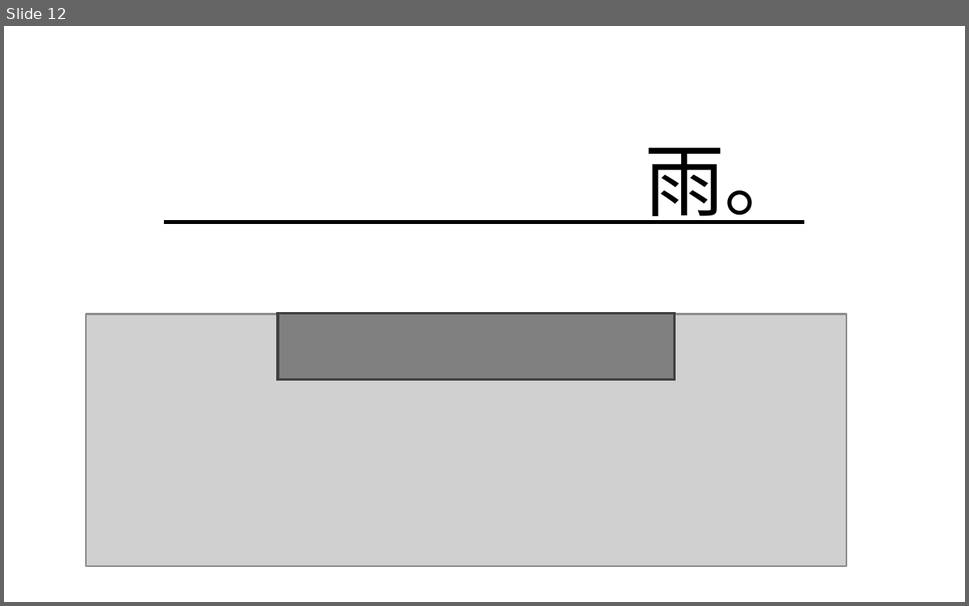
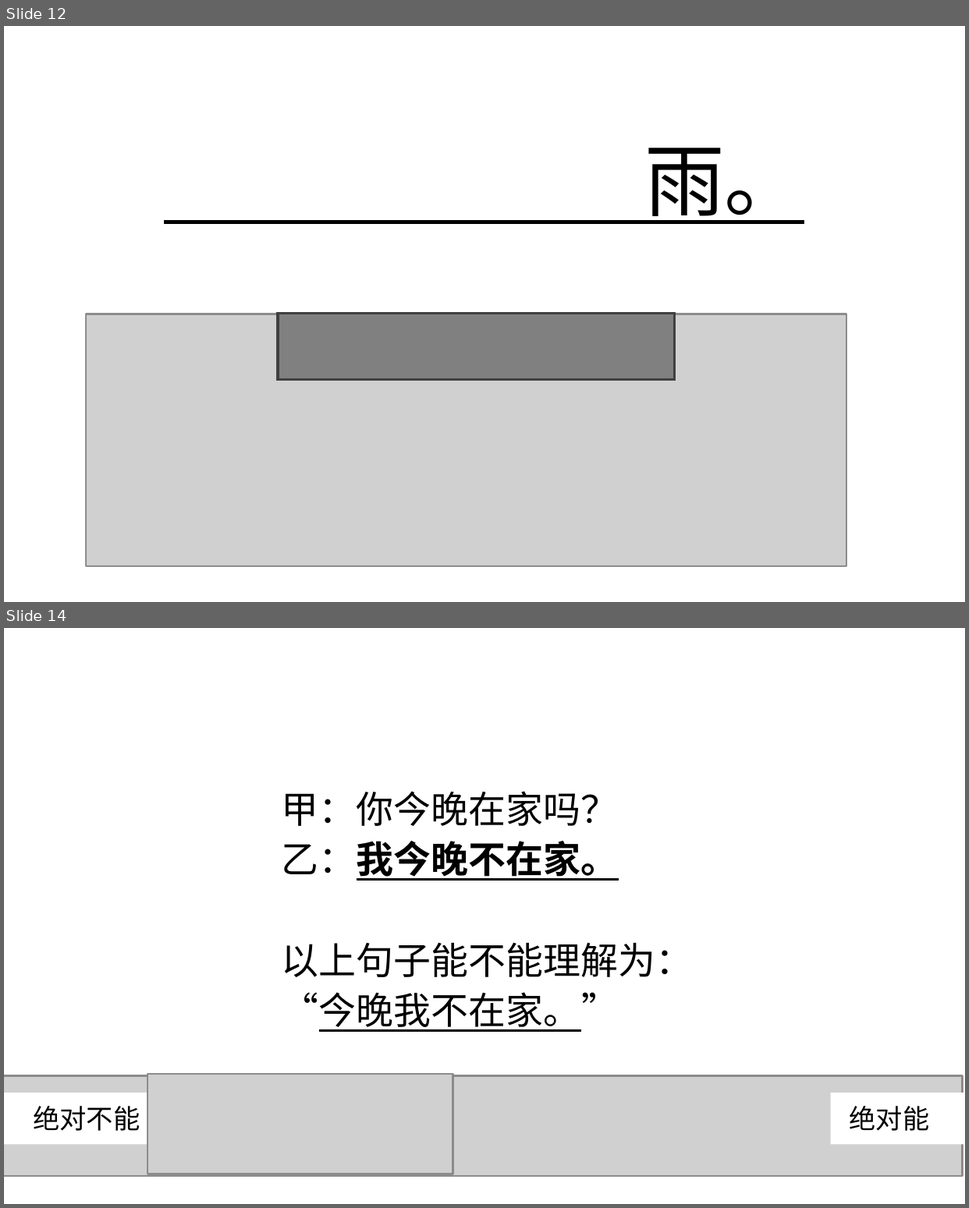
Before and after one commit to z-n-huang/z-n-huang.github.io, a slide deck: resources/gifs/SPR_animations.pptx. Shown one above the other, each under a label of ours: slide 12 before the commit, slides 12 and 14 after it; the slides between them are not shown. The pictures are 969x606 and 969x1208 pixels, drawn with LibreOffice and Linux fonts; fonts in the diff are those of the drawing; grey boxes stand for pictures. Boxes give left, top, right and bottom in pixels: in the first picture for what was removed or moved away, otherwise in the second. Text is boxed around its words. In the diff, an @@ line names an element or a change of style, - is before the commit and + after.

```diff
--- a/resources/gifs/SPR_animations.pptx
+++ b/resources/gifs/SPR_animations.pptx
@@ slide 14 added at <box>4,628,965,1204</box>, background #FFFFFF @@
@@ text added at <box>282,791,694,1032</box>, 14 pt, text #000000 @@
+甲：你今晚在家吗？
+乙：我今晚不在家。
+以上句子能不能理解为：
+“今晚我不在家。”
@@ picture added at <box>4,1076,963,1176</box> @@
@@ rectangle added at <box>4,1093,158,1145</box>, fill #FFFFFF, 10 pt, text #000000 @@
+绝对不能
@@ picture added at <box>148,1074,454,1174</box> @@
@@ rectangle added at <box>831,1093,965,1145</box>, fill #FFFFFF, 10 pt, text #000000 @@
+绝对能
```
Also in this commit, not shown: 1 other slide added, 3 other files.
